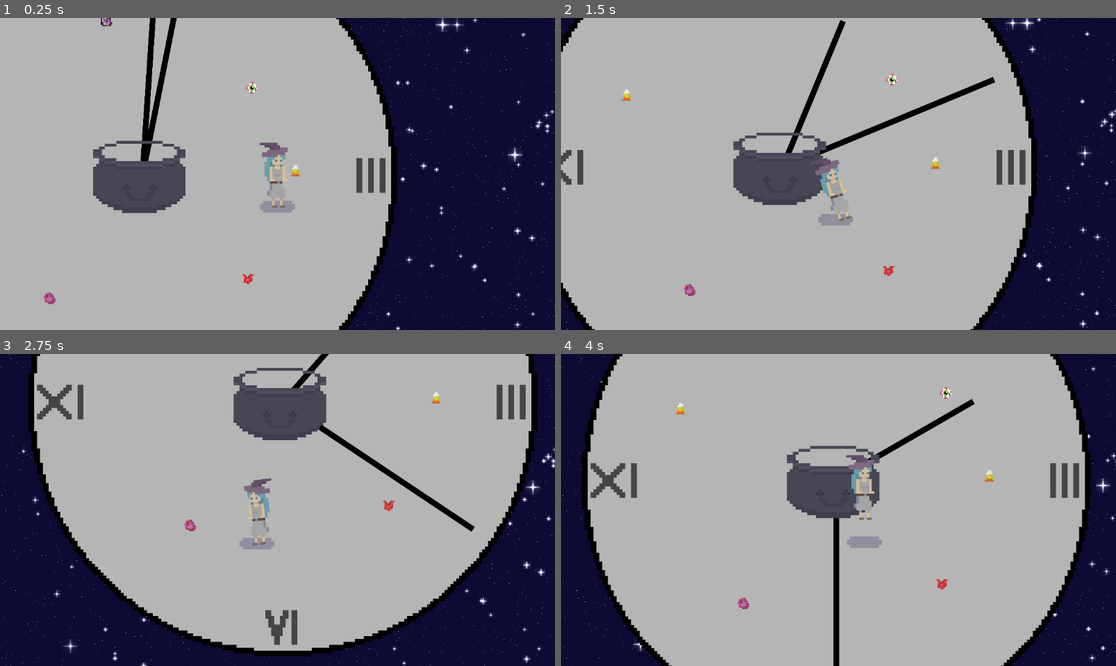
Above: before the commit, frames 1-4 (two rows, left to right).
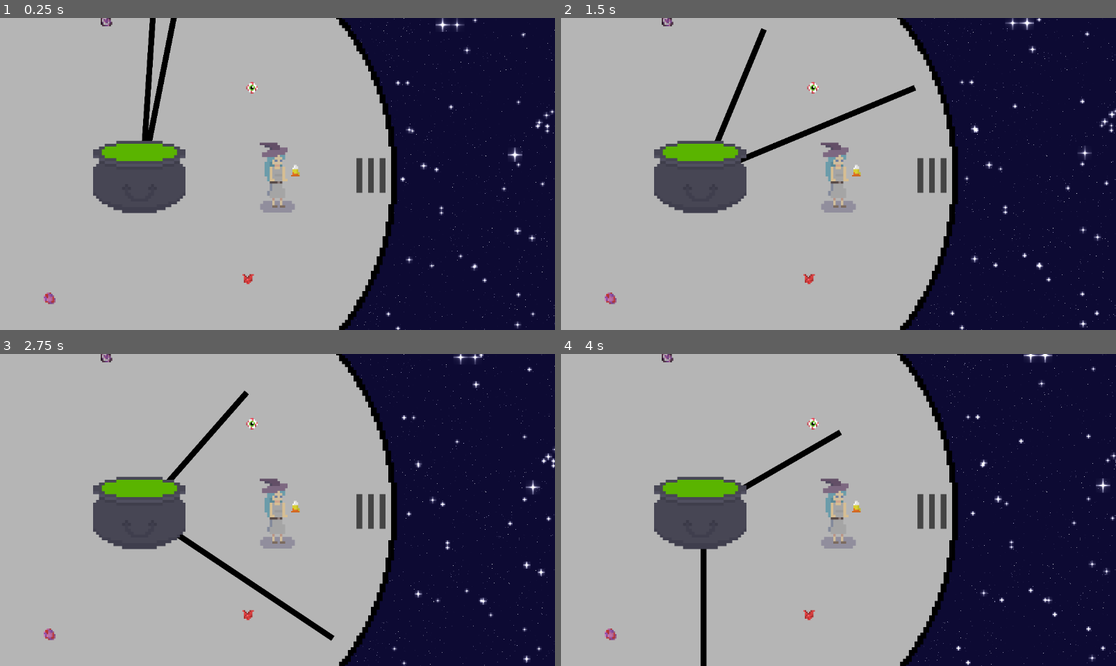
Above: after the commit, the same moments.

Repository: arrowira/miniJam189
Game: Godot game, scene res://Scenes/main.tscn
The game is run twice, just before and just after one commit, with the same random seed, the same clock (stepped at 60 frames per second) and the same inputs.
Inputs:
- Up to frame 1 (0.25 s): no input
- Up to frame 2 (1.5 s): hold A (right) 0.53-1.28 s; tap Space (jump) at 0.77 s; hold S (down) from 1.28 s (still down)
- Up to frame 3 (2.75 s): tap Space (jump) at 1.52 s; release S (down) at 2.03 s; hold A (right) from 2.03 s (still down)
- Up to frame 4 (4 s): release A (right) at 2.78 s; hold W (up) 2.78-3.53 s; tap Space (jump) at 3.02, 3.77 s; hold D (left) from 3.53 s (still down)

The runs differ from the first frame. In frame 1, 0.7% of the frame differs, in the area x 18-32%, y 40-46%; in frame 2, 25%; in frame 3, 47%, in the area x 0-97%, y 0-100%; in frame 4, 42%.

Commit message:
copy all branch2 into main

Diff:
--- a/minijam189/Scenes/Cauldron.tscn
+++ b/minijam189/Scenes/Cauldron.tscn
@@ -1,9 +1,15 @@
-[gd_scene load_steps=3 format=3 uid="uid://ceou6ww1oulsy"]
+[gd_scene load_steps=6 format=3 uid="uid://ceou6ww1oulsy"]
 
+[ext_resource type="Script" path="res://Scripts/cauldron.gd" id="1_j0e8q"]
 [ext_resource type="Texture2D" uid="uid://cr6gbmelb0d2e" path="res://sprites/cauldron-1.png.png" id="1_rw2sa"]
 
 [sub_resource type="RectangleShape2D" id="RectangleShape2D_6ksj4"]
-size = Vector2(636, 491)
+size = Vector2(636, 347.5)
+
+[sub_resource type="CanvasTexture" id="CanvasTexture_7r5qq"]
+
+[sub_resource type="RectangleShape2D" id="RectangleShape2D_ing50"]
+size = Vector2(987, 530)
 
 [node name="Cauldron" type="Node2D"]
 
@@ -12,9 +18,23 @@
 collision_layer = 2
 collision_mask = 2
 
-[node name="Sprite2D" type="Sprite2D" parent="StaticBody2D"]
-position = Vector2(-1, -50.5)
+[node name="CollisionShape2D" type="CollisionShape2D" parent="StaticBody2D"]
+position = Vector2(0, 68.25)
+shape = SubResource("RectangleShape2D_6ksj4")
+
+[node name="Area2D" type="Area2D" parent="."]
+script = ExtResource("1_j0e8q")
+
+[node name="soupTexture" type="Polygon2D" parent="Area2D"]
+position = Vector2(-89, -96)
+scale = Vector2(354, 166)
+color = Color(0.354165, 0.707073, 0, 1)
+texture = SubResource("CanvasTexture_7r5qq")
+polygon = PackedVector2Array(-0.259887, -0.506024, 0.844633, -0.506024, 1.08192, -0.162651, 0.90678, 0.325301, -0.149717, 0.373494, -0.542373, -0.00602406, -0.480226, -0.319277, -0.403955, -0.415663)
+
+[node name="Sprite2D" type="Sprite2D" parent="Area2D"]
 texture = ExtResource("1_rw2sa")
 
-[node name="CollisionShape2D" type="CollisionShape2D" parent="StaticBody2D"]
-shape = SubResource("RectangleShape2D_6ksj4")
+[node name="CollisionShape2D" type="CollisionShape2D" parent="Area2D"]
+position = Vector2(18.5, 104)
+shape = SubResource("RectangleShape2D_ing50")
--- a/minijam189/Scenes/clock.tscn
+++ b/minijam189/Scenes/clock.tscn
@@ -1,12 +1,15 @@
-[gd_scene load_steps=6 format=3 uid="uid://cgwo618sggyid"]
+[gd_scene load_steps=7 format=3 uid="uid://cgwo618sggyid"]
 
 [ext_resource type="Texture2D" uid="uid://c12x7pfthy2tx" path="res://sprites/clock-1.png.png" id="1_vav08"]
 [ext_resource type="Script" path="res://Scripts/clockMovement.gd" id="3_0b6dg"]
 [ext_resource type="Texture2D" uid="uid://drro8gtu0bxxv" path="res://sprites/littleHand-1.png.png" id="3_ufrr4"]
 [ext_resource type="Texture2D" uid="uid://dof5n7x2mvk71" path="res://sprites/bigHand-1.png.png" id="4_whh6e"]
 
-[sub_resource type="RectangleShape2D" id="RectangleShape2D_mvik4"]
-size = Vector2(41.5, 1179)
+[sub_resource type="RectangleShape2D" id="RectangleShape2D_y78oi"]
+size = Vector2(38, 1082)
+
+[sub_resource type="RectangleShape2D" id="RectangleShape2D_ctcm2"]
+size = Vector2(39, 1596)
 
 [node name="Node2D" type="Node2D"]
 
@@ -21,11 +24,11 @@
 position = Vector2(0, -794)
 texture = ExtResource("3_ufrr4")
 
-[node name="StaticBody2D" type="StaticBody2D" parent="littleHand"]
+[node name="Area2D" type="Area2D" parent="littleHand"]
 
-[node name="CollisionShape2D" type="CollisionShape2D" parent="littleHand/StaticBody2D"]
-position = Vector2(1.5, -492)
-shape = SubResource("RectangleShape2D_mvik4")
+[node name="CollisionShape2D" type="CollisionShape2D" parent="littleHand/Area2D"]
+position = Vector2(1, -531)
+shape = SubResource("RectangleShape2D_y78oi")
 
 [node name="bigHand" type="Node2D" parent="."]
 script = ExtResource("3_0b6dg")
@@ -35,8 +38,8 @@
 position = Vector2(0, -784)
 texture = ExtResource("4_whh6e")
 
-[node name="StaticBody2D" type="StaticBody2D" parent="bigHand"]
+[node name="Area2D" type="Area2D" parent="bigHand"]
 
-[node name="CollisionShape2D" type="CollisionShape2D" parent="bigHand/StaticBody2D"]
-position = Vector2(-5.25, -765.5)
-shape = SubResource("RectangleShape2D_mvik4")
+[node name="CollisionShape2D" type="CollisionShape2D" parent="bigHand/Area2D"]
+position = Vector2(0.5, -788)
+shape = SubResource("RectangleShape2D_ctcm2")
--- a/minijam189/Scenes/player.tscn
+++ b/minijam189/Scenes/player.tscn
@@ -1,6 +1,6 @@
-[gd_scene load_steps=12 format=3 uid="uid://r10kfgnss2h0"]
+[gd_scene load_steps=13 format=3 uid="uid://r10kfgnss2h0"]
 
-[ext_resource type="Script" path="res://Scripts/plaayerMovement.gd" id="1_0yxif"]
+[ext_resource type="Script" path="res://Scripts/playerMovement.gd" id="1_0yxif"]
 [ext_resource type="PackedScene" uid="uid://lelq6qmcrqnw" path="res://Scenes/CandyCorn.tscn" id="1_4h7he"]
 [ext_resource type="Texture2D" uid="uid://dyhcbt84hpiky" path="res://sprites/player-1.png (1).png" id="2_6x4l0"]
 [ext_resource type="Texture2D" uid="uid://bxutoko141rn8" path="res://sprites/shadow-1.png.png" id="2_sk2sv"]
@@ -103,6 +103,9 @@
 "walk": SubResource("Animation_du7r7")
 }
 
+[sub_resource type="RectangleShape2D" id="RectangleShape2D_13k1w"]
+size = Vector2(347, 193)
+
 [node name="player" type="Node2D"]
 
 [node name="CandyCorn" parent="." instance=ExtResource("1_4h7he")]
@@ -143,4 +146,10 @@
 [node name="InventoryManager" type="Node" parent="Player"]
 script = ExtResource("4_keevx")
 
+[node name="playerArea" type="Area2D" parent="Player/InventoryManager"]
+
+[node name="CollisionShape2D" type="CollisionShape2D" parent="Player/InventoryManager/playerArea"]
+position = Vector2(-8.5, -15.5)
+shape = SubResource("RectangleShape2D_13k1w")
+
 [connection signal="timeout" from="Player/jumpTimer" to="Player" method="_on_jump_timer_timeout"]
--- a/minijam189/Scripts/PlayerInventory.gd
+++ b/minijam189/Scripts/PlayerInventory.gd
@@ -10,11 +10,25 @@
 func _process(delta: float) -> void:
 
 	pass
-
-func ParseItem(Id):
+func destroyObj():
 	for n in get_parent().get_node("Sprite2D").get_children():
 		get_parent().get_node("Sprite2D").remove_child(n)
 		n.queue_free()
+	Holding = false
+func getColor():
+	match ItemID:
+		1:
+			return Color.WHITE
+		2:
+			return Color.RED
+		3:
+			return Color.PURPLE
+		4:
+			return Color.ORANGE
+		5:
+			return Color.BLACK
+func ParseItem(Id):
+	destroyObj();
 	Holding = true
 	var Texture = "";
 	match Id:
